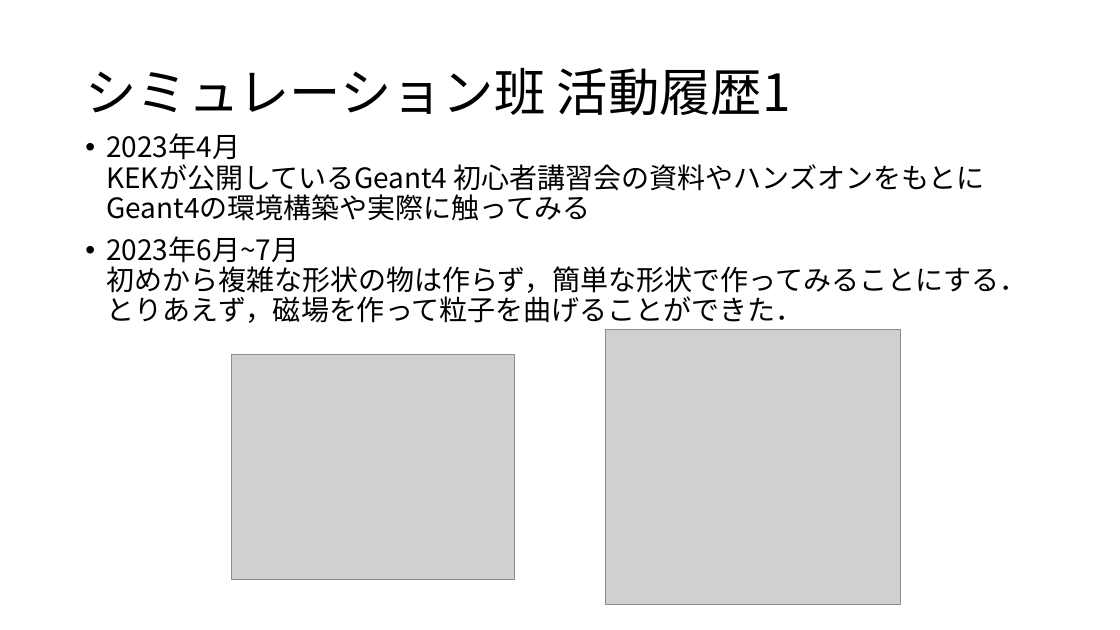
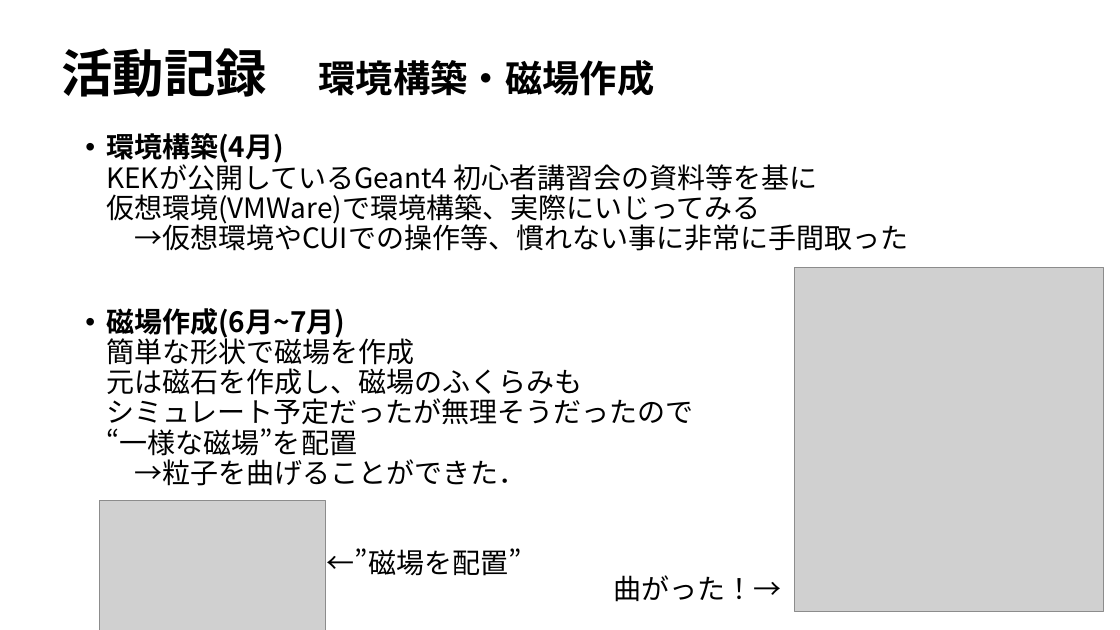
Before and after one commit to NNCT-KasoKen/2024_OyamaPresentation, a slide deck: slide 5 of 2024_OyamaPresentation.pptx (slide 10 before the commit). Drawn at 1120x630 pixels with LibreOffice and Linux fonts; fonts in the diff are those of the drawing; grey boxes stand for pictures. Boxes give left, top, right and bottom in pixels: in the first picture for what was removed or moved away, otherwise in the second. Text is boxed around its words. In the diff, an @@ line names an element or a change of style, - is before the commit and + after.

```diff
--- a/2024_OyamaPresentation.pptx
+++ b/2024_OyamaPresentation.pptx
@@ text added at box(62, 48, 654, 97), 32 pt, text #000000, bold @@
+活動記録 環境構築・磁場作成
@@ title removed at box(85, 67, 791, 115) @@
-シミュレーション班 活動履歴1
@@ text at box(106, 133, 908, 486): text changed @@
-• 2023年4月
-  KEKが公開しているGeant4 初心者講習会の資料やハンズオンをもとにGeant4の環境構築や実際に触ってみる
-• 2023年6月~7月
-  初めから複雑な形状の物は作らず，簡単な形状で作ってみることにする．とりあえず，磁場を作って粒子を曲げることができた．
+• 環境構築(4月)
+  KEKが公開しているGeant4 初心者講習会の資料等を基に
+  仮想環境(VMWare)で環境構築、実際にいじってみる
+  →仮想環境やCUIでの操作等、慣れない事に非常に手間取った
+• 磁場作成(6月~7月)
+  簡単な形状で磁場を作成
+  元は磁石を作成し、磁場のふくらみも
+  シミュレート予定だったが無理そうだったので
+  “一様な磁場”を配置
+  →粒子を曲げることができた．
@@ picture added at box(794, 267, 1104, 612) @@
@@ picture removed at box(606, 329, 902, 605) @@
@@ picture removed at box(232, 355, 515, 579) @@
@@ picture added at box(100, 501, 326, 630) @@
@@ text added at box(327, 548, 522, 576), 24 pt, text #000000 @@
+←”磁場を配置”
@@ text added at box(613, 575, 781, 602), 24 pt, text #000000 @@
+曲がった！→
```
Also in this commit, not shown: 4 other slides changed, 3 slides added, 12 slides removed, 8 other files.
